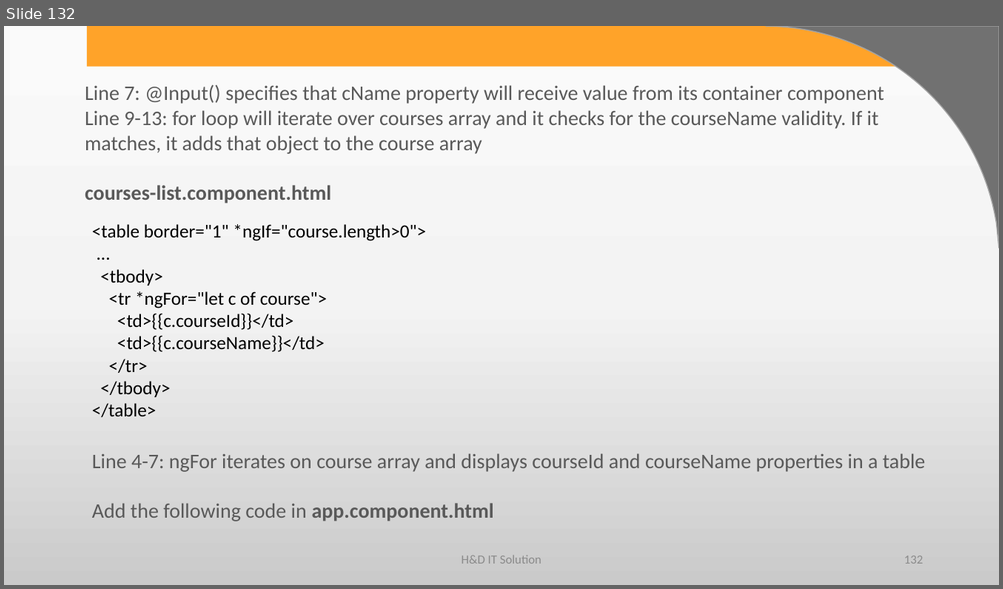
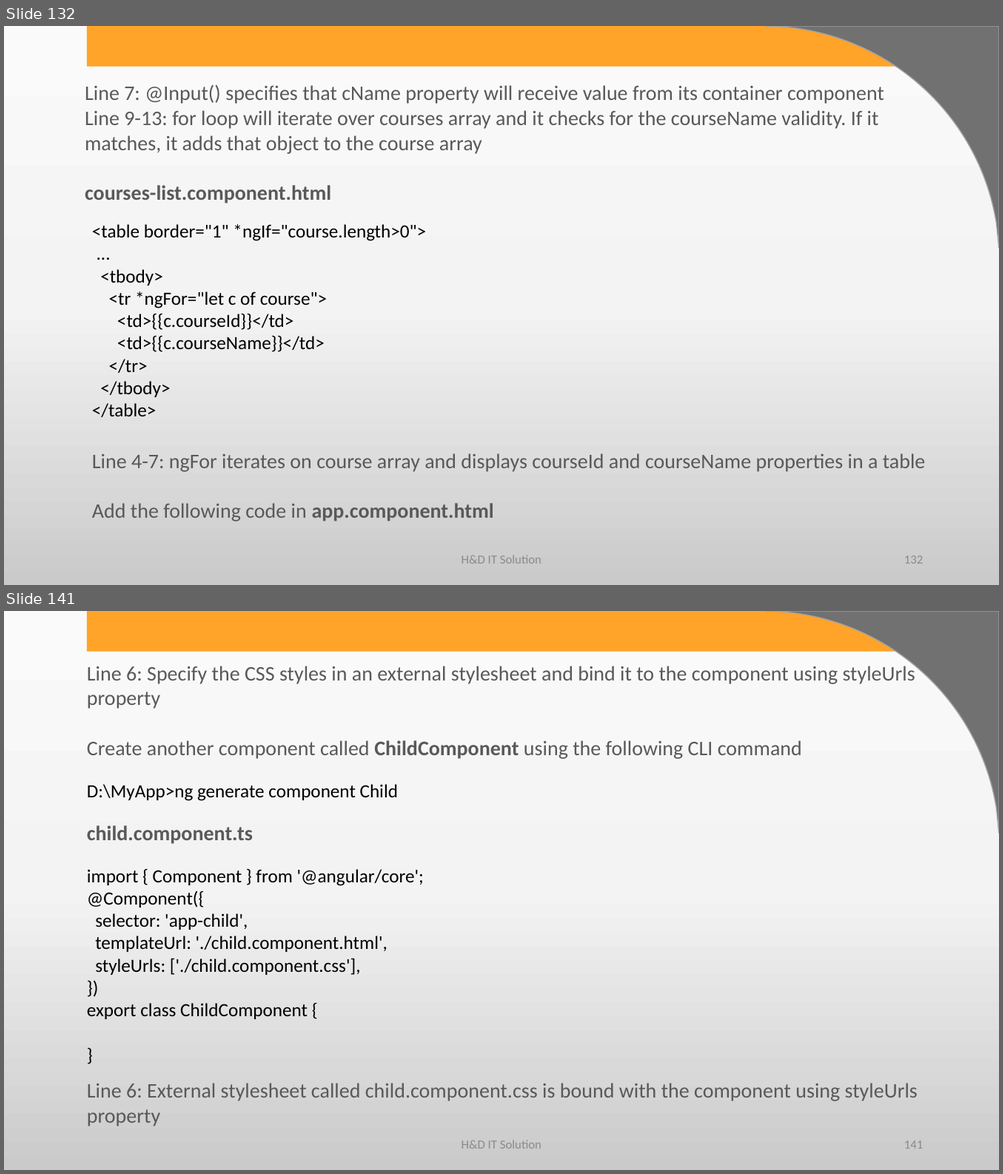
Before and after one commit to harshadasawant/infiniteAngular, a slide deck: ppt/ANGULAR.pptx. Shown one above the other, each under a label of ours: slide 132 before the commit, slides 132 and 141 after it; the slides between them are not shown. The pictures are 1003x589 and 1003x1174 pixels, drawn with LibreOffice and Linux fonts; fonts in the diff are those of the drawing; background and template pictures are left out. Boxes give left, top, right and bottom in pixels: in the first picture for what was removed or moved away, otherwise in the second. Text is boxed around its words. In the diff, an @@ line names an element or a change of style, - is before the commit and + after.

Commit message:
send data from parent to child and child to parent

```diff
--- a/ppt/ANGULAR.pptx
+++ b/ppt/ANGULAR.pptx
@@ slide 141 added at (x1=4, y1=611, x2=999, y2=1170), background gradient #FBFBFB to #F4F4F4 to #CBCBCB; not listed: 2 template elements that a slide beside it also shows @@
@@ text added at (x1=87, y1=664, x2=915, y2=759), 20 pt, text #595959 @@
+Line 6: Specify the CSS styles in an external stylesheet and bind it to the component using styleUrls property
+Create another component called ChildComponent using the following CLI command
@@ text added at (x1=87, y1=784, x2=398, y2=801), 18 pt, text #000000 @@
+D:\MyApp>ng generate component Child
@@ text added at (x1=87, y1=826, x2=253, y2=844), 20 pt, text #595959, bold @@
+child.component.ts
@@ text added at (x1=87, y1=869, x2=424, y2=1019), 18 pt, text #000000 @@
+import { Component } from '@angular/core';
+@Component({
+selector: 'app-child',
+templateUrl: './child.component.html',
+styleUrls: ['./child.component.css'],
+})
+export class ChildComponent {
+}
@@ text added at (x1=87, y1=1083, x2=917, y2=1127), 20 pt, text #595959 @@
+Line 6: External stylesheet called child.component.css is bound with the component using styleUrls property
@@ text added at (x1=461, y1=1141, x2=541, y2=1149), 12 pt, text #8C8C8C @@
+H&D IT Solution
@@ page number added at (x1=904, y1=1141, x2=922, y2=1149), 12 pt, text #8C8C8C @@
+141
```
Also in this commit, not shown: 1 slide changed, 21 other slides added, 9 other files.
